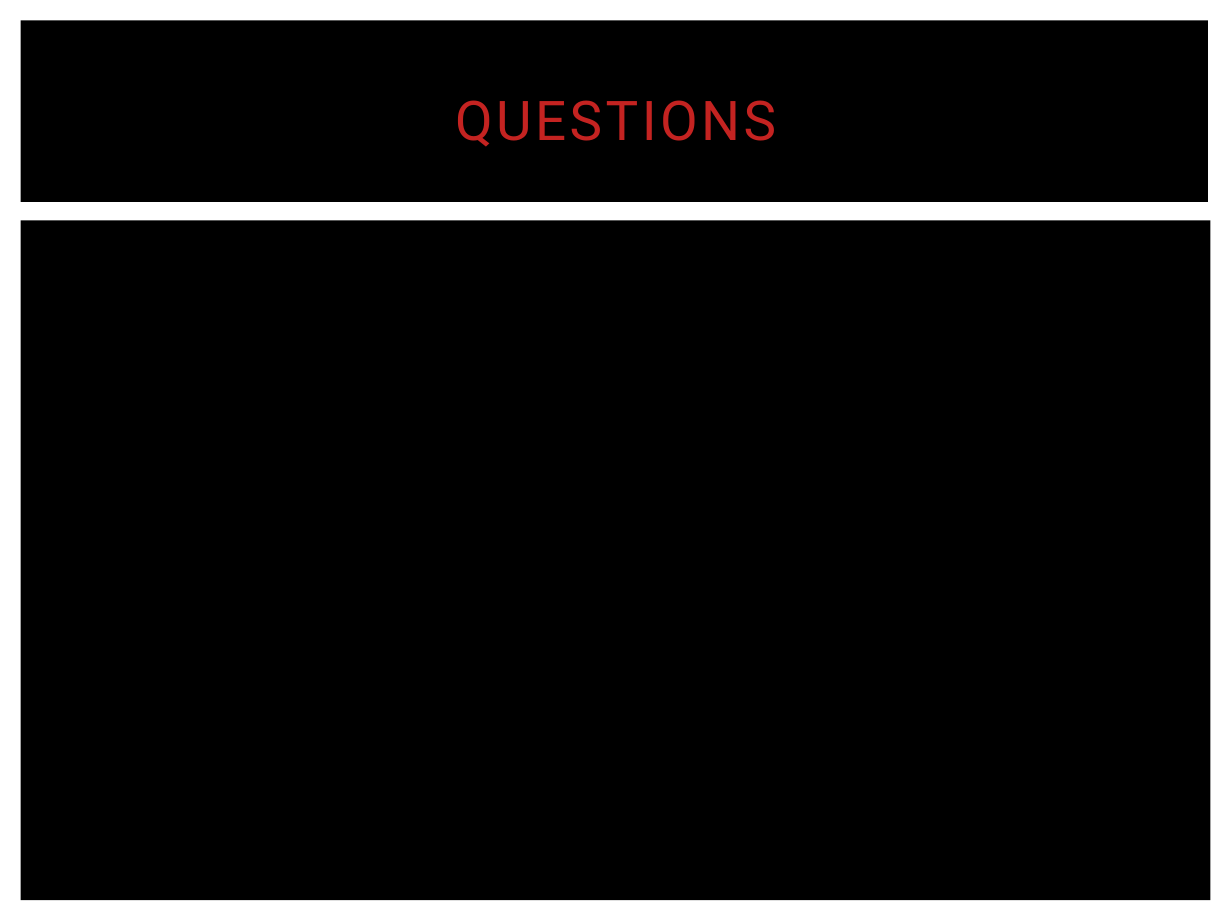
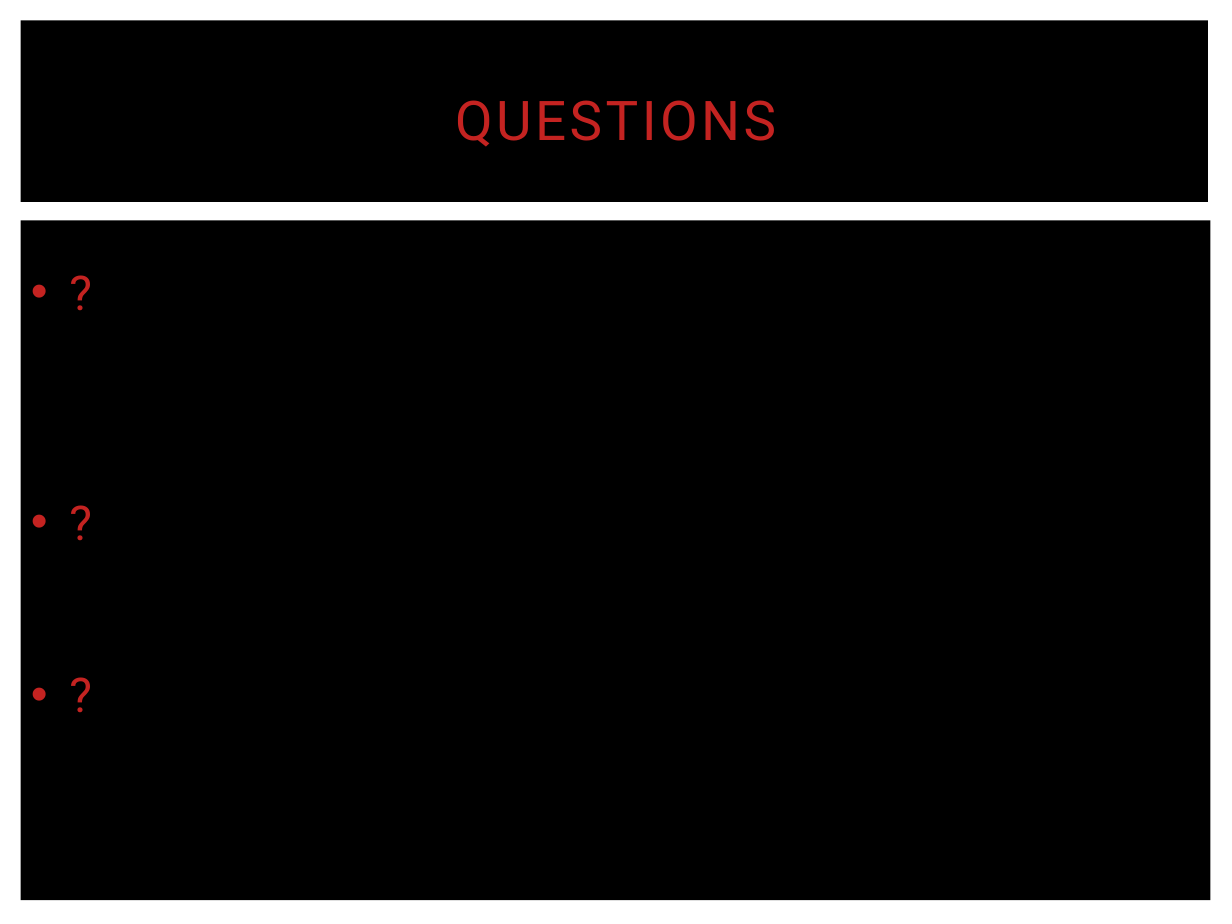
Before and after one commit to arthrd9/DV_FinalProject, a slide deck: slide 2 of 04 Tableau Workbooks/DV_FinalProject.pptx. Drawn at 1232x924 pixels with LibreOffice and Linux fonts; fonts in the diff are those of the drawing. Boxes give left, top, right and bottom in pixels: in the first picture for what was removed or moved away, otherwise in the second. Text is boxed around its words. In the diff, an @@ line names an element or a change of style, - is before the commit and + after.

Commit message:
More pp stuff

```diff
--- a/04 Tableau Workbooks/DV_FinalProject.pptx
+++ b/04 Tableau Workbooks/DV_FinalProject.pptx
@@ text added at (18,219,1211,784), 28 pt, text #C42321 @@
+• ?
+• ?
+• ?
```
